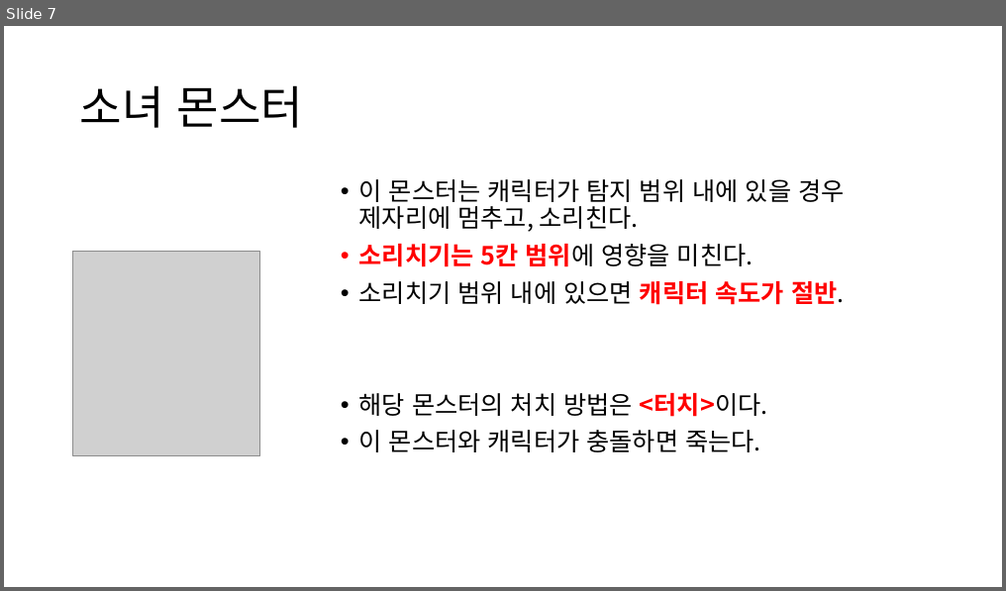
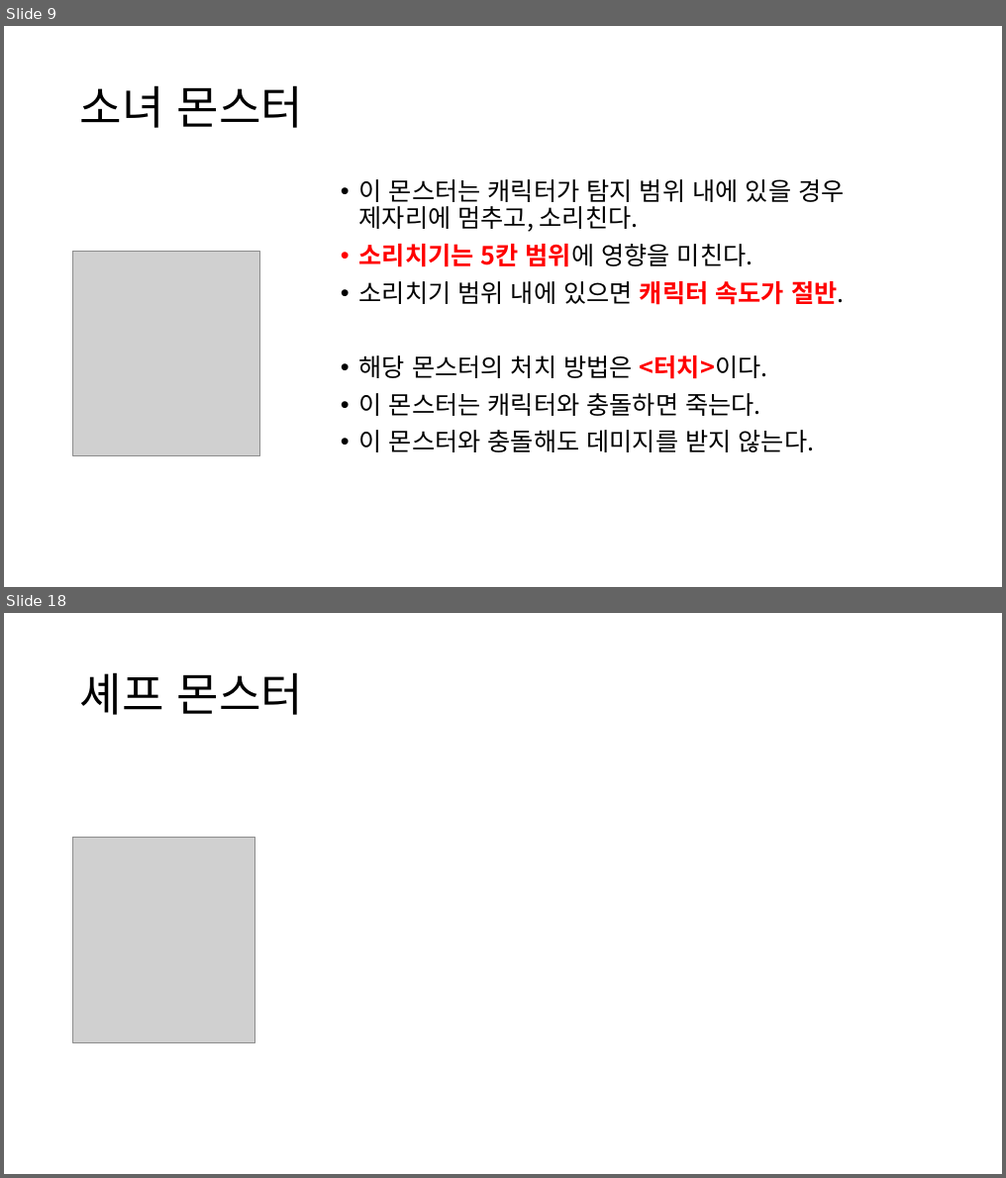
Before and after one commit to yimgunho/Witch_of_Time, a slide deck: 시간의 마녀_몬스터 기획.pptx. Shown one above the other, each under a label of ours: slide 7 before the commit, slides 9 and 18 after it; the slides between them are not shown. The pictures are 1006x591 and 1006x1178 pixels, drawn with LibreOffice and Linux fonts; fonts in the diff are those of the drawing; grey boxes stand for pictures. Boxes give left, top, right and bottom in pixels: in the first picture for what was removed or moved away, otherwise in the second. Text is boxed around its words. In the diff, an @@ line names an element or a change of style, - is before the commit and + after.

Commit message:
몬스터 기획 3

```diff
--- a/시간의 마녀_몬스터 기획.pptx
+++ b/시간의 마녀_몬스터 기획.pptx
@@ slide 18 added at <box>4,613,1002,1174</box>, background #FFFFFF @@
@@ title added at <box>80,672,303,715</box>, 44 pt, text #000000 @@
+셰프 몬스터
@@ picture added at <box>73,838,255,1044</box> @@
@@ what was slide 7 is now slide 9 @@
@@ slide 9 changed as well @@
@@ text at <box>359,393,814,453</box>: text changed @@
-• 이 몬스터와 캐릭터가 충돌하면 죽는다.
+• 이 몬스터는 캐릭터와 충돌하면 죽는다.
+• 이 몬스터와 충돌해도 데미지를 받지 않는다.
```
Also in this commit, not shown: 4 other slides changed, 9 other slides added.
